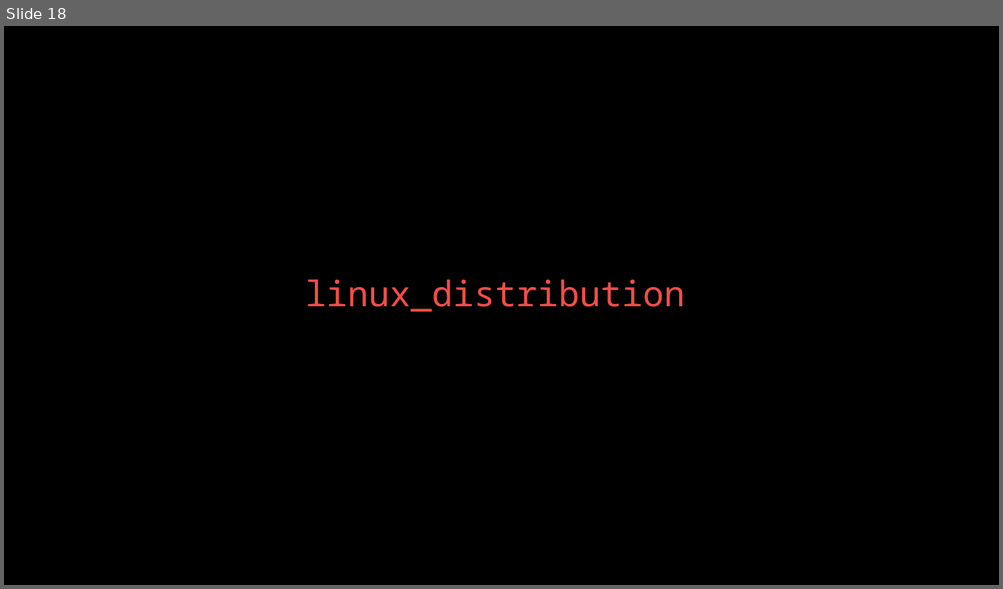
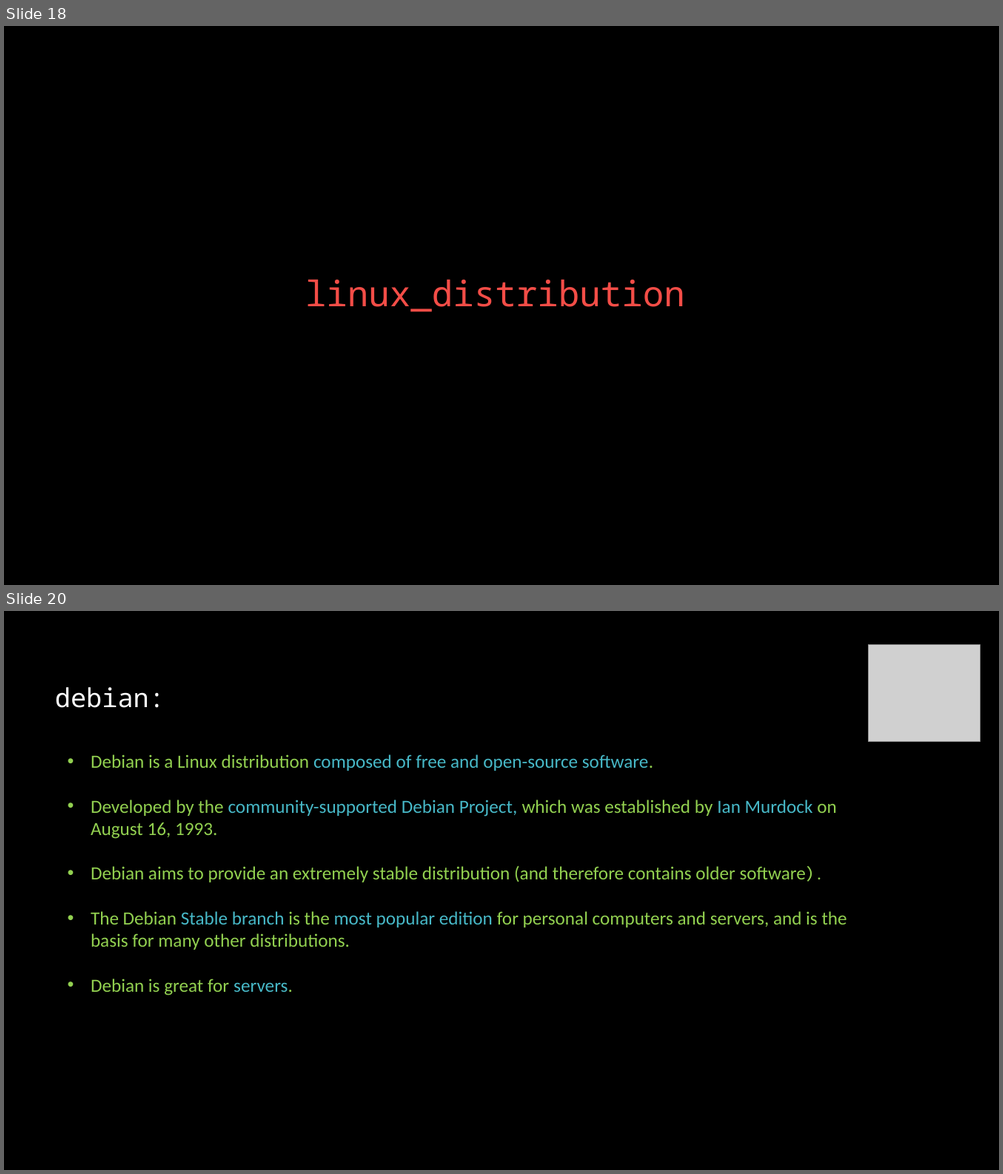
Before and after one commit to linuxfestival/introduction-to-linux-resources, a slide deck: PowerPoint/amirkabir_linux_festival.pptx. Shown one above the other, each under a label of ours: slide 18 before the commit, slides 18 and 20 after it; the slides between them are not shown. The pictures are 1003x589 and 1003x1174 pixels, drawn with LibreOffice and Linux fonts; fonts in the diff are those of the drawing; grey boxes stand for pictures. Boxes give left, top, right and bottom in pixels: in the first picture for what was removed or moved away, otherwise in the second. Text is boxed around its words. In the diff, an @@ line names an element or a change of style, - is before the commit and + after.

Commit message:
Debian added ubuntu started

```diff
--- a/PowerPoint/amirkabir_linux_festival.pptx
+++ b/PowerPoint/amirkabir_linux_festival.pptx
@@ slide 20 added at (4, 611, 999, 1170), background #000000 @@
@@ picture added at (868, 645, 980, 741) @@
@@ title added at (55, 687, 165, 708), 25.2 pt, text #FFFFFF @@
+debian:
@@ text added at (91, 755, 847, 996), 18 pt, text #92D050 @@
+• Debian is a Linux distribution composed of free and open-source software.
+• Developed by the community-supported Debian Project, which was established by Ian Murdock on August 16, 1993.
+• Debian aims to provide an extremely stable distribution (and therefore contains older software) .
+• The Debian Stable branch is the most popular edition for personal computers and servers, and is the basis for many other distributions.
+• Debian is great for servers.
```
Also in this commit, not shown: 1 slide changed, 2 other slides added, 1 slide removed.
